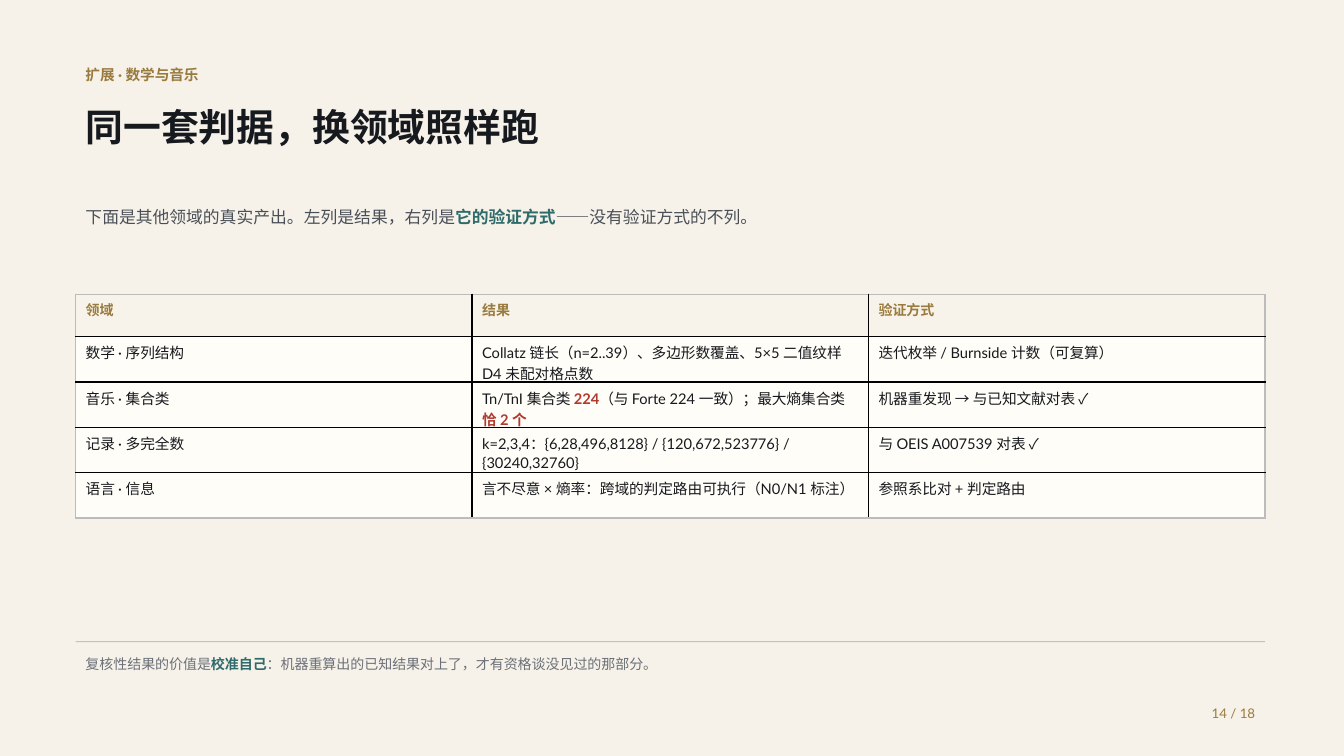
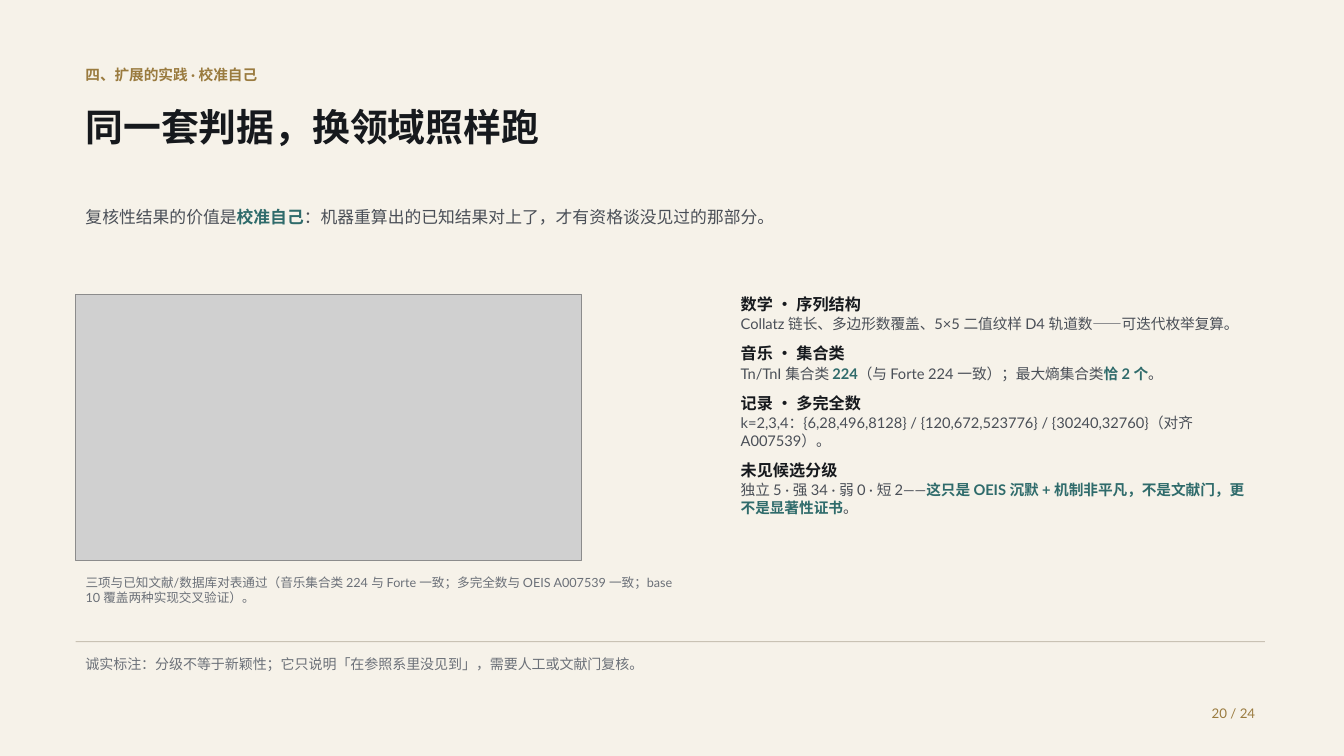
Before and after one commit to shikunpneg/ask-dao, a slide deck: slide 20 of docs/ppt/ask-dao-biomed-deck.pptx (slide 14 before the commit). Drawn at 1344x756 pixels with LibreOffice and Linux fonts; fonts in the diff are those of the drawing; grey boxes stand for pictures. Boxes give left, top, right and bottom in pixels: in the first picture for what was removed or moved away, otherwise in the second. Text is boxed around its words. In the diff, an @@ line names an element or a change of style, - is before the commit and + after.

Commit message:
PPT 按真实口径重做：真问句 + 新知识 + dao-v0.3 是提问微调模型（24 页）
用户指出三处我理解错了，已全部改到页面上：
1. 「真实的问题」要问句原文 —— 新增一页「机器提出的问题，长什么样」，
   三条方法学追问的 statement 直接从 out/biomed_demo/problems_paper.json 读，
   一字不改（spec 里不手写问句，防止复述走样）。
2. 「dao 模型在生物医学的实践」= dao-v 0.3 这个专门用来提问的微调模型，
   不是系统那一代。§3 重写为：RFT 后训练模型 + ModelScope studio 真实界面
   + 它现场生成的三个问句（原句）+ Holdout 0.7113 vs 0.6888（头对 3:2:7）
   + 两条能力边界（只做生物医学 / 只提问不判定）。
   原先「系统那一代」的内容（544 条 / 23 领域、15 进制裁决、想象路五步）
   移入 §4 扩展的实践。
3. 用用户给的三张真实图：studio 界面（§3）、系统架构图（§1）、道 logo（封面）。

封面按用户改写的文案重写（并修正「两种种」→「两种」）：
已有的 AI4S 生态擅长解决问题，但「问题从哪来」长期空缺。

新增 tools/deck_figs.py 里的白话版 E-value 图：不再画「HR vs E-value」两组条
让人自己对照，而是直接回答「要推翻这条结论，隐藏因素得多强」，
并把三条结论的强弱差别画出来（1.67 站得住 / 2.34 最稳 / 1.16 几乎站不住）。

正式交付文件改回规范名 docs/ppt/ask-dao-biomed-deck.{pptx,pdf}
（之前的 ask-dao-report.* 是 PowerPoint 占用时的临时名，已停止跟踪）。

```diff
--- a/docs/ppt/ask-dao-biomed-deck.pptx
+++ b/docs/ppt/ask-dao-biomed-deck.pptx
@@ text at <box>85,67,257,82</box>: text changed @@
-扩展 · 数学与音乐
+四、扩展的实践 · 校准自己
@@ text "复核性结果的价值是校准自己：机器重算出的已知结果对上了，才有资格谈没见过的那部分。": place and size @@
-text "复核性结果的价值是校准自己：机器重算出的已知结果对上了，才有资格谈没见过的那部分。" at <box>85,657,657,671</box>
+text "复核性结果的价值是校准自己：机器重算出的已知结果对上了，才有资格谈没见过的那部分。" at <box>85,208,774,225</box>
@@ text "复核性结果的价值是校准自己：机器重算出的已知结果对上了，才有资格谈没见过的那部分。" at <box>85,208,774,225</box>: size 10 to 12 pt, text colour #6B7078 to #4A4F57 @@
@@ text removed at <box>85,208,757,225</box> @@
-下面是其他领域的真实产出。左列是结果，右列是它的验证方式——没有验证方式的不列。
@@ table removed at <box>76,294,1264,506</box>, 5 rows, 3 columns @@
-领域 | 结果 | 验证方式
-数学 · 序列结构 | Collatz 链长（n=2..39）、多边形数覆盖、5×5 二值纹样 D4 未配对格点数 | 迭代枚举 / Burnside 计数（可复算）
-音乐 · 集合类 | Tn/TnI 集合类 224（与 Forte 224 一致）；最大熵集合类恰 2 个 | 机器重发现 → 与已知文献对表 ✓
-记录 · 多完全数 | k=2,3,4：{6,28,496,8128} / {120,672,523776} / {30240,32760} | 与 OEIS A007539 对表 ✓
-语言 · 信息 | 言不尽意 × 熵率：跨域的判定路由可执行（N0/N1 标注） | 参照系比对 + 判定路由
@@ picture added at <box>76,294,582,561</box> @@
@@ text added at <box>741,296,1244,515</box>, 10.5 pt, text #4A4F57 @@
+数学 · 序列结构
+Collatz 链长、多边形数覆盖、5×5 二值纹样 D4 轨道数——可迭代枚举复算。
+音乐 · 集合类
+Tn/TnI 集合类 224（与 Forte 224 一致）；最大熵集合类恰 2 个。
+记录 · 多完全数
+k=2,3,4：{6,28,496,8128} / {120,672,523776} / {30240,32760}（对齐 A007539）。
+未见候选分级
+独立 5 · 强 34 · 弱 0 · 短 2——这只是 OEIS 沉默 + 机制非平凡，不是文献门，更不是显著性证书。
@@ text added at <box>86,576,672,603</box>, 9 pt, text #6B7078 @@
+三项与已知文献/数据库对表通过（音乐集合类 224 与 Forte 一致；多完全数与 OEIS A007539 一致；base 10 覆盖两种实现交叉验证）。
@@ text added at <box>85,657,643,671</box>, 10 pt, text #6B7078 @@
+诚实标注：分级不等于新颖性；它只说明「在参照系里没见到」，需要人工或文献门复核。
@@ text at <box>1212,708,1255,718</box>: text changed @@
-14 / 18
+20 / 24
```
Also in this commit, not shown: 13 other slides changed, 10 slides added, 4 slides removed, 37 other files.
